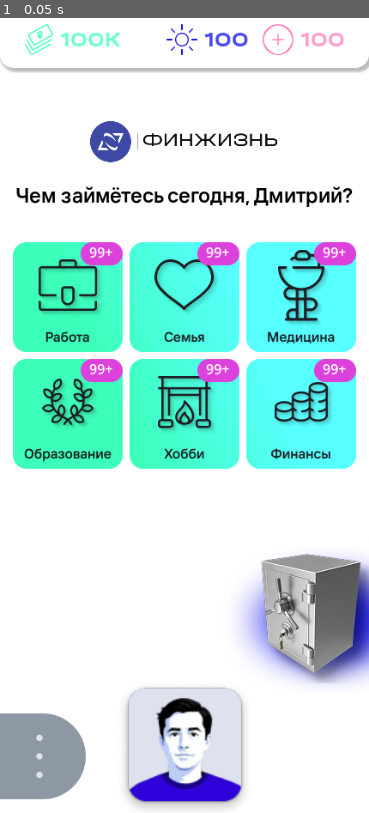
Above: before the commit, frame 1.
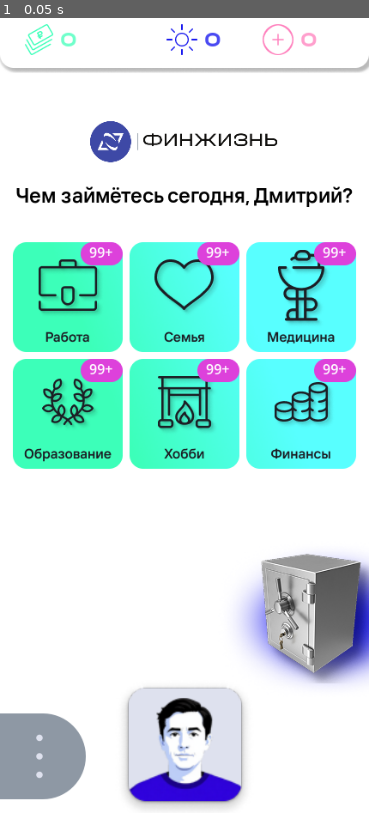
Above: after the commit, the same moment.

Repository: coca-in-a-cola/carassius
Game: Godot game, scene res://scenes/main/main_scene.tscn
Same seed, same stepped clock (60 frames per second), same inputs: the game is played once before the commit and once after it.
Inputs:
- Up to frame 1 (0.05 s): no input

The runs differ from the first frame. In frame 1, 0.4% of the frame differs, in the area x 16-94%, y 1-4%.
Error in both runs: Trying to assign value of type 'Nil' to a variable of type 'String'. (res://scenes/network.gd:22)

Commit message:
stats animation

Diff:
--- /dev/null
+++ b/godot/UI/ui_objects/anim_label.gd
@@ -0,0 +1,15 @@
+extends Label
+class_name AnimatedLabel
+
+var _int_value: int:
+	set(new_value):
+		text = str(new_value)
+		_int_value = new_value
+
+func _ready() -> void:
+	_int_value = 0
+
+func set_value(value: int):
+	var tween = create_tween()
+	tween.tween_property(self, "_int_value", value, 0.5)
+	await tween.finished
--- a/godot/UI/ui_objects/stats_background.gd
+++ b/godot/UI/ui_objects/stats_background.gd
@@ -9,6 +9,6 @@
 			health = stat['value']
 		if stat['id'] == 'spirit':
 			spirit = stat['value']
-	$MarginContainer/HBoxContainer/HBoxContainer/MoneyLabel.text = str(int(money))
-	$MarginContainer/HBoxContainer/HBoxContainer2/SpiritLabel.text = str(int(spirit))
-	$MarginContainer/HBoxContainer/HBoxContainer3/HealthLabel.text = str(int(health))
+	$MarginContainer/HBoxContainer/HBoxContainer/MoneyLabel.set_value(int(money))
+	$MarginContainer/HBoxContainer/HBoxContainer2/SpiritLabel.set_value(int(spirit))
+	$MarginContainer/HBoxContainer/HBoxContainer3/HealthLabel.set_value(int(health))
--- a/godot/scenes/main/main_scene.tscn
+++ b/godot/scenes/main/main_scene.tscn
@@ -9,6 +9,7 @@
 [ext_resource type="Script" uid="uid://da6fdltoewj85" path="res://UI/ui_objects/stats_background.gd" id="3_meece"]
 [ext_resource type="Texture2D" uid="uid://cn0jes5fq3x75" path="res://UI/assets/Logo original.png" id="4_a1617"]
 [ext_resource type="PackedScene" uid="uid://bvcmwukk274c1" path="res://UI/ui_objects/main_button.tscn" id="5_cf2is"]
+[ext_resource type="Script" uid="uid://b5w0ucmqowrkn" path="res://UI/ui_objects/anim_label.gd" id="6_vo0go"]
 [ext_resource type="Texture2D" uid="uid://dqw43yxxoev5f" path="res://UI/assets/Grid.png" id="6_wlnme"]
 [ext_resource type="FontFile" uid="uid://cllcsorat757d" path="res://UI/fonts/Gazprombank Sans DemiBold.otf" id="7_cf2is"]
 [ext_resource type="Texture2D" uid="uid://bjei5a46qsvjr" path="res://UI/assets/Ellipse 1.png" id="7_fnvwe"]
@@ -154,6 +155,8 @@
 text = "100К"
 label_settings = SubResource("LabelSettings_grl2c")
 vertical_alignment = 1
+script = ExtResource("6_vo0go")
+metadata/_custom_type_script = "uid://b5w0ucmqowrkn"
 
 [node name="HBoxContainer2" type="HBoxContainer" parent="TextureRect/MainContainer/StatsBackground/MarginContainer/HBoxContainer"]
 layout_mode = 2
@@ -173,6 +176,8 @@
 text = "100"
 label_settings = SubResource("LabelSettings_wlnme")
 vertical_alignment = 1
+script = ExtResource("6_vo0go")
+metadata/_custom_type_script = "uid://b5w0ucmqowrkn"
 
 [node name="HBoxContainer3" type="HBoxContainer" parent="TextureRect/MainContainer/StatsBackground/MarginContainer/HBoxContainer"]
 layout_mode = 2
@@ -192,6 +197,8 @@
 text = "100"
 label_settings = SubResource("LabelSettings_fnvwe")
 vertical_alignment = 1
+script = ExtResource("6_vo0go")
+metadata/_custom_type_script = "uid://b5w0ucmqowrkn"
 
 [node name="Gap48" type="Control" parent="TextureRect/MainContainer"]
 custom_minimum_size = Vector2(0, 48)
Not shown, added: godot/UI/ui_objects/anim_label.gd.uid
Not shown: 1 places in godot/scenes/main/main_scene.tscn that only renumber resources
Not shown, changed: build/index.html
Not shown, changed: build/index.pck
Not shown, changed: build/index.service.worker.js
